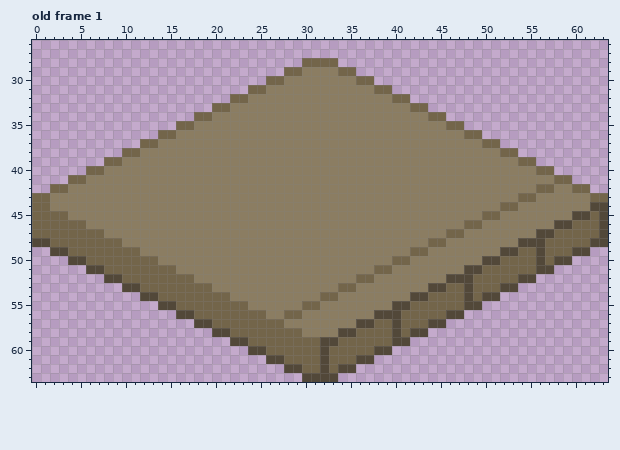
One commit to this pixel-art file: Aseprite/sidewalk.aseprite. Above, as it was before the edit.
64x64 pixels, 4 frames. Shown: old frame 1: x 0..63, y 26..63. The commit also changed other frames, which this record leaves out.
After the commit:
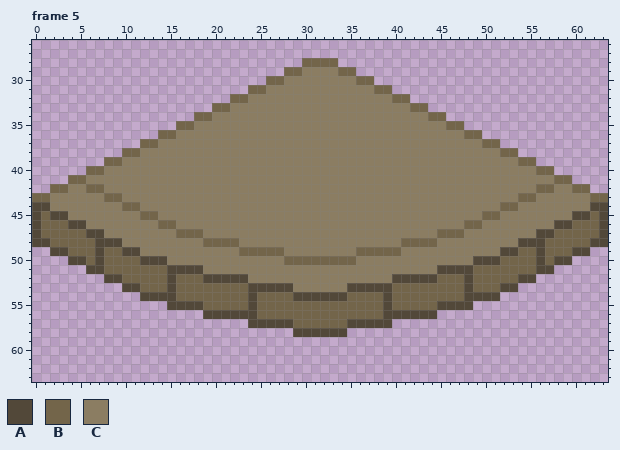
Palette (. is transparent): A #524839  B #73654a  C #8b7d62
A new or re-ordered frame is compared with the old frame closest to it.
From old to new:
frames 4 -> 5
--- frame 5 is new; against old frame 1
@@ x 0..63 @@
 41 ....BBCCCCCCCCCCCCCCCCCCCCCCCCCCCCCCCCCCCCCCCCCCCCCCCCCCCCBB....
-42 ..BBCCCCCCCCCCCCCCCCCCCCCCCCCCCCCCCCCCCCCCCCCCCCCCCCCCCCBBCCBB..
-43 BBCCCCCCCCCCCCCCCCCCCCCCCCCCCCCCCCCCCCCCCCCCCCCCCCCCCCBBCCCCCCBB
-44 BBCCCCCCCCCCCCCCCCCCCCCCCCCCCCCCCCCCCCCCCCCCCCCCCCCCBBCCCCCCCCAA
-45 BBBBCCCCCCCCCCCCCCCCCCCCCCCCCCCCCCCCCCCCCCCCCCCCCCBBCCCCCCCCAABA
-46 BBBBBBCCCCCCCCCCCCCCCCCCCCCCCCCCCCCCCCCCCCCCCCCCBBCCCCCCCCAABBBA
-47 BBBBBBBBCCCCCCCCCCCCCCCCCCCCCCCCCCCCCCCCCCCCCCBBCCCCCCCCAABBBBBA
-48 AABBBBBBBBCCCCCCCCCCCCCCCCCCCCCCCCCCCCCCCCCCBBCCCCCCCCAAABBBBBAA
-49 ..AABBBBBBBBCCCCCCCCCCCCCCCCCCCCCCCCCCCCCCBBCCCCCCCCAABBABBBAA..
-50 ....AABBBBBBBBCCCCCCCCCCCCCCCCCCCCCCCCCCBBCCCCCCCCAABBBBABAA....
-51 ......AABBBBBBBBCCCCCCCCCCCCCCCCCCCCCCBBCCCCCCCCAABBBBBBAA......
-52 ........AABBBBBBBBCCCCCCCCCCCCCCCCCCBBCCCCCCCCAAABBBBBAA........
-53 ..........AABBBBBBBBCCCCCCCCCCCCCCBBCCCCCCCCAABBABBBAA..........
-54 ............AABBBBBBBBCCCCCCCCCCBBCCCCCCCCAABBBBABAA............
-55 ..............AABBBBBBBBCCCCCCBBCCCCCCCCAABBBBBBAA..............
-56 ................AABBBBBBBBCCBBCCCCCCCCAAABBBBBAA................
-57 ..................AABBBBBBBBCCCCCCCCAABBABBBAA..................
-58 ....................AABBBBBBBBCCCCAABBBBABAA....................
-59 ......................AABBBBBBBBAABBBBBBAA......................
-60 ........................AABBBBBBABBBBBAA........................
-61 ..........................AABBBBABBBAA..........................
-62 ............................AABBABAA............................
-63 ..............................AAAA..............................
+42 ..BBCCBBCCCCCCCCCCCCCCCCCCCCCCCCCCCCCCCCCCCCCCCCCCCCCCCCBBCCBB..
+43 BBCCCCCCBBCCCCCCCCCCCCCCCCCCCCCCCCCCCCCCCCCCCCCCCCCCCCBBCCCCCCBB
+44 AACCCCCCCCBBCCCCCCCCCCCCCCCCCCCCCCCCCCCCCCCCCCCCCCCCBBCCCCCCCCAA
+45 ABAACCCCCCCCBBCCCCCCCCCCCCCCCCCCCCCCCCCCCCCCCCCCCCBBCCCCCCCCAABA
+46 ABBBAACCCCCCCCBBCCCCCCCCCCCCCCCCCCCCCCCCCCCCCCCCBBCCCCCCCCAABBBA
+47 ABBBBBAACCCCCCCCBBBCCCCCCCCCCCCCCCCCCCCCCCCCCBBBCCCCCCCCAABBBBBA
+48 AABBBBBAAACCCCCCCCCBBBBCCCCCCCCCCCCCCCCCCBBBBCCCCCCCCCAAABBBBBAA
+49 ..AABBBABBAACCCCCCCCCCCBBBBBCCCCCCCCBBBBBCCCCCCCCCCCAABBABBBAA..
+50 ....AABABBBBAAACCCCCCCCCCCCCBBBBBBBBCCCCCCCCCCCCCAAABBBBABAA....
+51 ......AABBBBBBBAAAACCCCCCCCCCCCCCCCCCCCCCCCCCAAAABBBBBBBAA......
+52 ........AABBBBBABBBAAAAACCCCCCCCCCCCCCCCAAAAABBBABBBBBAA........
+53 ..........AABBBABBBBBBBBAAAAACCCCCCAAAAABBBBBBBBABBBAA..........
+54 ............AAAABBBBBBBBABBBBAAAAAABBBBABBBBBBBBAAAA............
+55 ...............AAAABBBBBABBBBBBBBBBBBBBABBBBBAAAA...............
+56 ...................AAAAAABBBBBBBBBBBBBBAAAAAA...................
+57 ........................AAAAABBBBBBAAAAA........................
+58 .............................AAAAAA.............................
+59 ................................................................
+60 ................................................................
+61 ................................................................
+62 ................................................................
+63 ................................................................
Pixel boxes of the changes (left, top, right, bottom) in both pictures:
changed: (32, 184, 482, 382)
